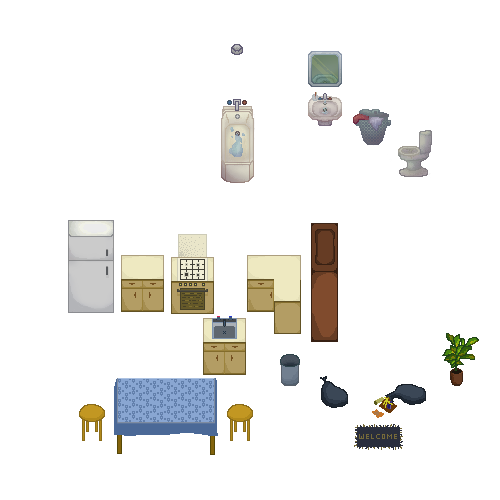
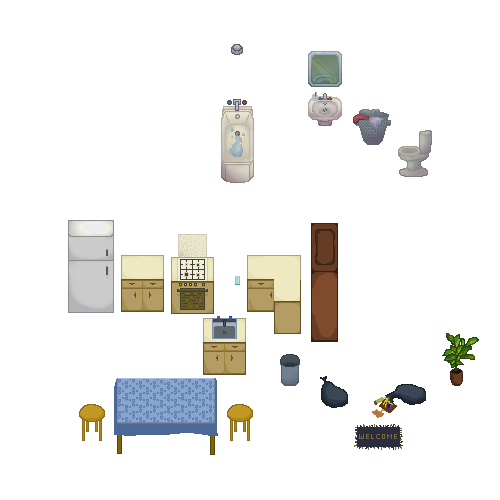
Comparing the layer stacks of the two 500 x 500 images. Changes:
added group "стакан" with 1 layers above "мусорные мешки2" over [235, 276, 240, 285]
added layer "Слой 61" in group "стакан" over [235, 276, 240, 285]
painted on "Слой 51" over [379, 398, 392, 412]
